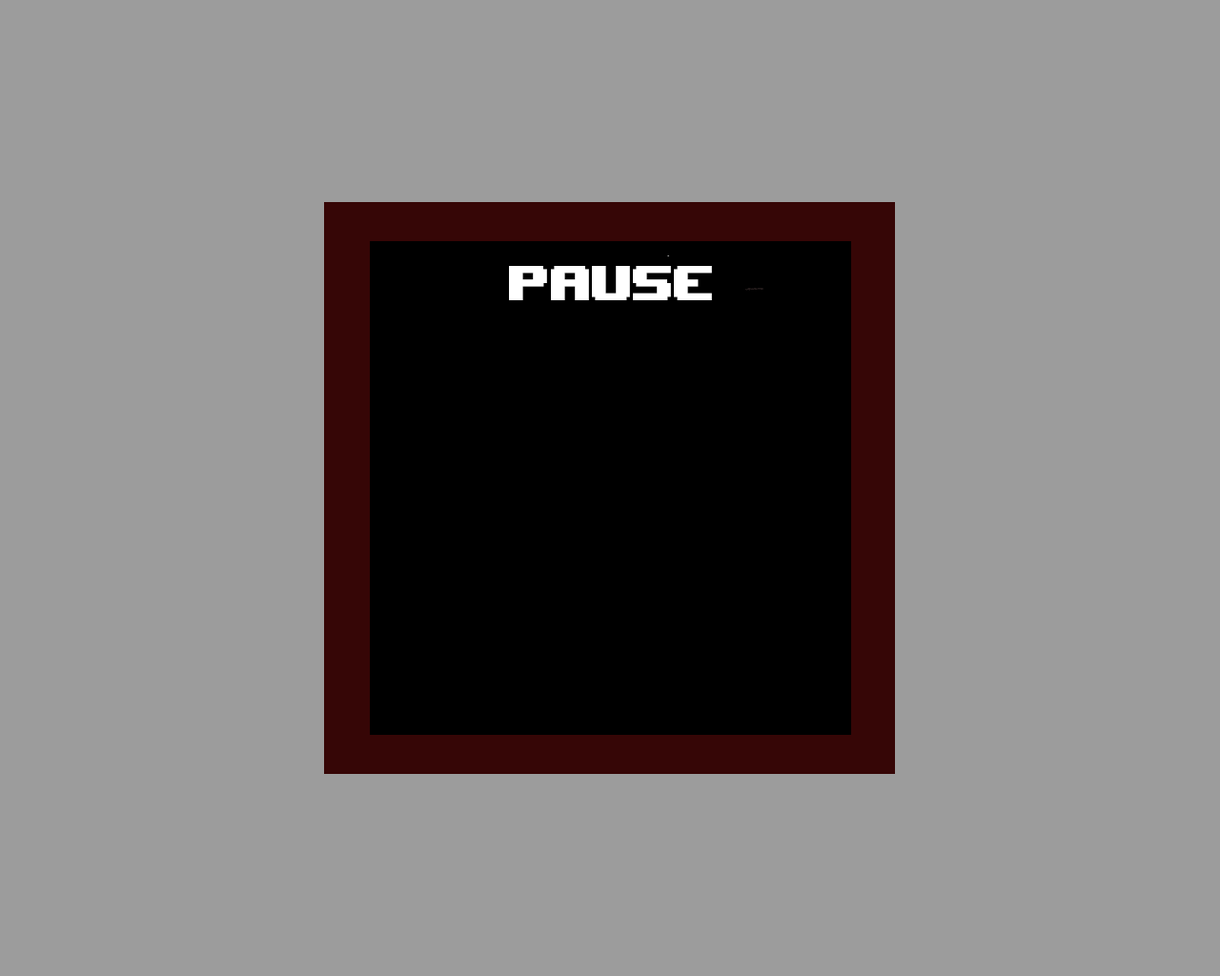
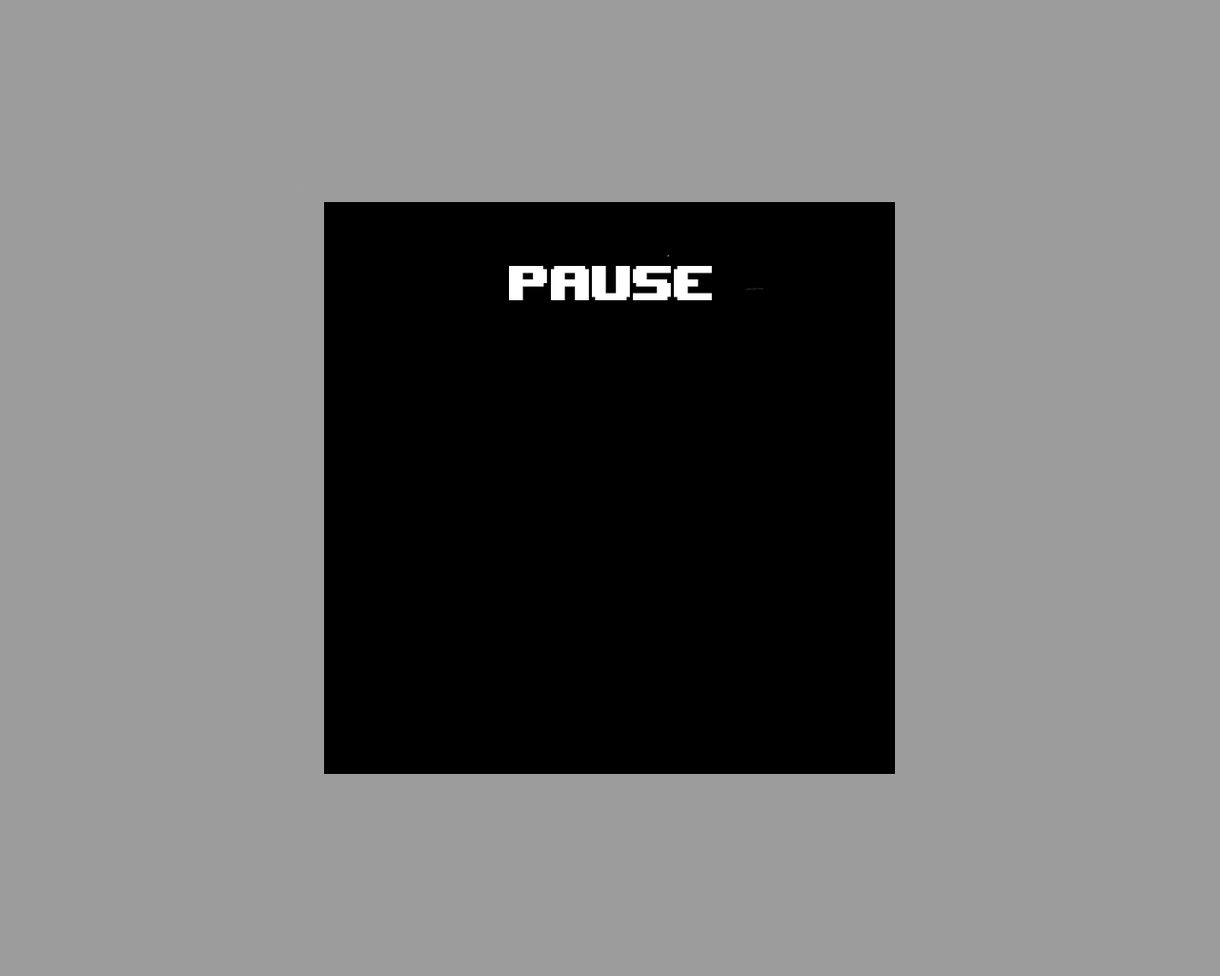
Comparing the layer stacks of the two 1220×976 images. Changes:
painted on "Layer 5" over [324, 202, 896, 775]
